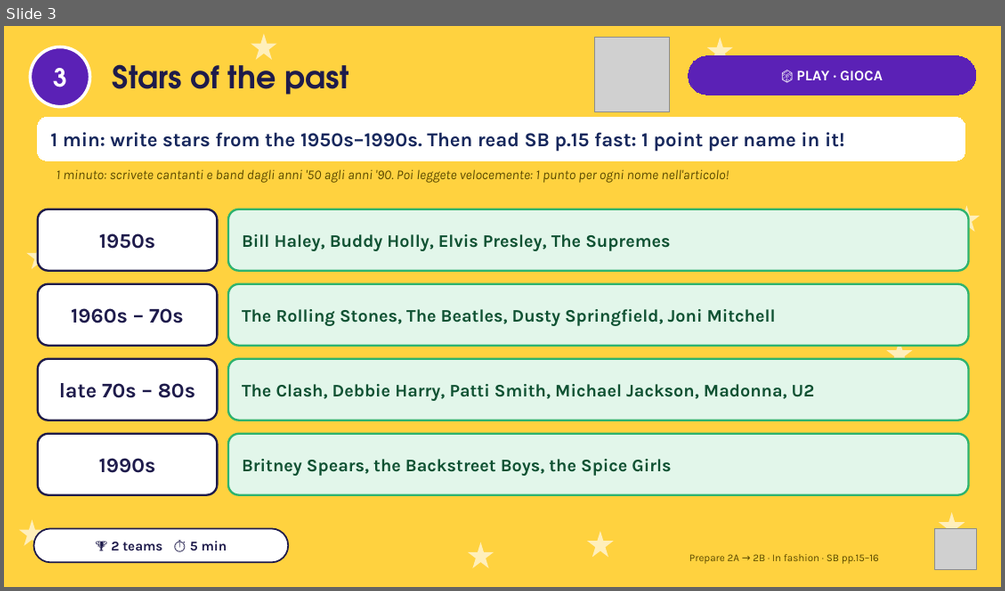
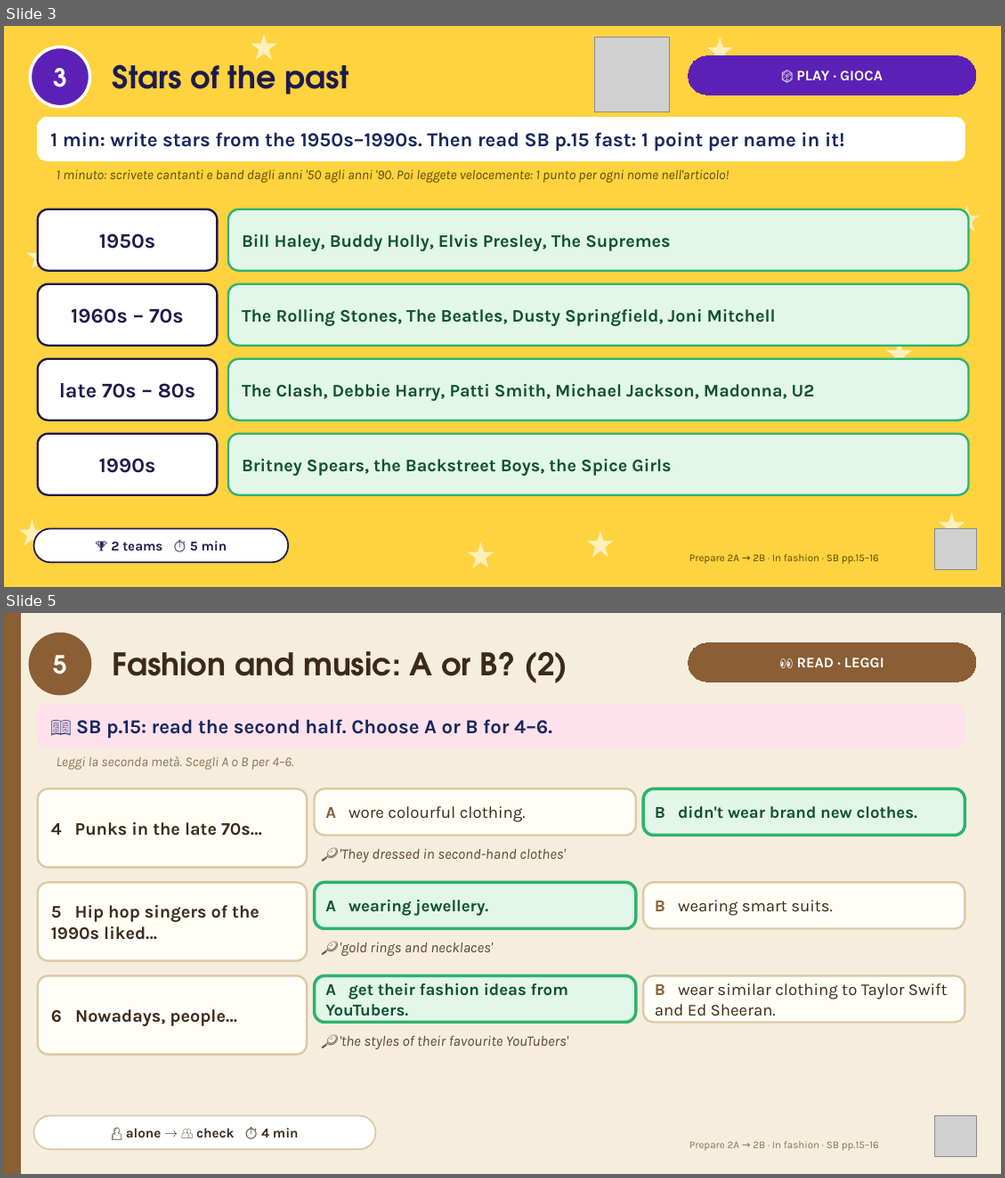
Before and after one commit to londonlanguageschool/Bagheria-, a slide deck: materials/PREP/PREP_2A-2B_In_fashion_then_and_now.pptx. Shown one above the other, each under a label of ours: slide 3 before the commit, slides 3 and 5 after it; the slides between them are not shown. The pictures are 1005x591 and 1005x1178 pixels, drawn with LibreOffice and Linux fonts; fonts in the diff are those of the drawing; grey boxes stand for pictures. Boxes give left, top, right and bottom in pixels: in the first picture for what was removed or moved away, otherwise in the second. Text is boxed around its words. In the diff, an @@ line names an element or a change of style, - is before the commit and + after.

```diff
--- a/materials/PREP/PREP_2A-2B_In_fashion_then_and_now.pptx
+++ b/materials/PREP/PREP_2A-2B_In_fashion_then_and_now.pptx
@@ slide 5 added at <box>4,613,1001,1174</box>, background #F5EEDD @@
@@ rectangle added at <box>4,613,20,1174</box>, fill #8B5E34, outline #8B5E34 1 pt @@
@@ ellipse added at <box>30,634,90,694</box>, fill #8B5E34, outline #8B5E34 3 pt, 24 pt, text #FFFFFF, bold @@
+5
@@ text added at <box>113,651,568,683</box>, 30 pt, text #3B2A1A, bold @@
+Fashion and music: A or B? (2)
@@ rounded rectangle added at <box>688,643,976,682</box>, fill #8B5E34, outline #8B5E34 0.75 pt, 14 pt, text #FFFFFF, bold @@
+👀 READ · LEGGI
@@ rounded rectangle added at <box>38,705,965,747</box>, fill #FFE1EC, outline #FFE1EC 0.75 pt, 19 pt, text #16275C, bold @@
+📖 SB p.15: read the second half. Choose A or B for 4–6.
@@ text added at <box>57,756,293,770</box>, 13 pt, text #8B7355, italic @@
+Leggi la seconda metà. Scegli A o B per 4–6.
@@ rounded rectangle added at <box>38,788,307,868</box>, fill #FFFDF7, outline #DCC9A6 2 pt, 17 pt, text #3B2A1A, bold @@
+4 Punks in the late 70s…
@@ rounded rectangle added at <box>315,788,636,835</box>, fill #FFFDF7, outline #DCC9A6 2 pt, 16 pt, text #3B2A1A @@
+A wore colourful clothing.
@@ rounded rectangle added at <box>643,788,965,835</box>, fill #E2F6EA, outline #2DB36F 3 pt, 16 pt, text #0F5132, bold @@
+B didn't wear brand new clothes.
@@ rounded rectangle added at <box>315,838,965,868</box>, fill #F5EEDD, outline #F5EEDD 2 pt, 14 pt, text #5B4630, italic @@
+🔎 'They dressed in second-hand clothes'
@@ rounded rectangle added at <box>38,882,307,961</box>, fill #FFFDF7, outline #DCC9A6 2 pt, 17 pt, text #3B2A1A, bold @@
+5 Hip hop singers of the 1990s liked…
@@ rounded rectangle added at <box>315,882,636,929</box>, fill #E2F6EA, outline #2DB36F 3 pt, 16 pt, text #0F5132, bold @@
+A wearing jewellery.
@@ rounded rectangle added at <box>643,882,965,929</box>, fill #FFFDF7, outline #DCC9A6 2 pt, 16 pt, text #3B2A1A @@
+B wearing smart suits.
@@ rounded rectangle added at <box>315,932,965,962</box>, fill #F5EEDD, outline #F5EEDD 2 pt, 14 pt, text #5B4630, italic @@
+🔎 'gold rings and necklaces'
@@ rounded rectangle added at <box>38,976,307,1054</box>, fill #FFFDF7, outline #DCC9A6 2 pt, 17 pt, text #3B2A1A, bold @@
+6 Nowadays, people…
@@ rounded rectangle added at <box>315,976,636,1022</box>, fill #E2F6EA, outline #2DB36F 3 pt, 16 pt, text #0F5132, bold @@
+A get their fashion ideas from YouTubers.
@@ rounded rectangle added at <box>643,976,965,1022</box>, fill #FFFDF7, outline #DCC9A6 2 pt, 16 pt, text #3B2A1A @@
+B wear similar clothing to Taylor Swift and Ed Sheeran.
@@ rounded rectangle added at <box>315,1025,965,1055</box>, fill #F5EEDD, outline #F5EEDD 2 pt, 14 pt, text #5B4630, italic @@
+🔎 'the styles of their favourite YouTubers'
@@ rounded rectangle added at <box>34,1116,376,1149</box>, fill #FFFFFF, outline #DCC9A6 1.5 pt, 13 pt, text #3B2A1A, bold @@
+👤 alone → 👥 check ⏱ 4 min
@@ picture added at <box>935,1116,976,1157</box> @@
@@ text added at <box>689,1141,879,1151</box>, 10 pt, text #8B7355 @@
+Prepare 2A → 2B · In fashion · SB pp.15–16
```
Also in this commit, not shown: 9 slides changed, 1 other slide added, 1 slide removed.
